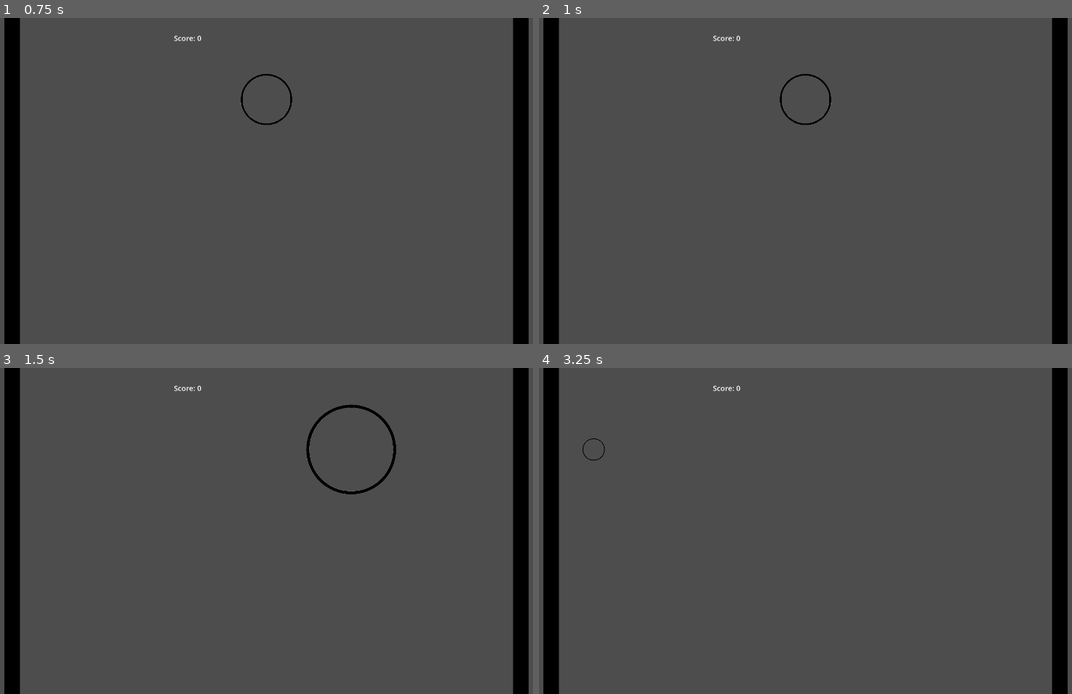
Above: before the commit, frames 1-4 (two rows, left to right).
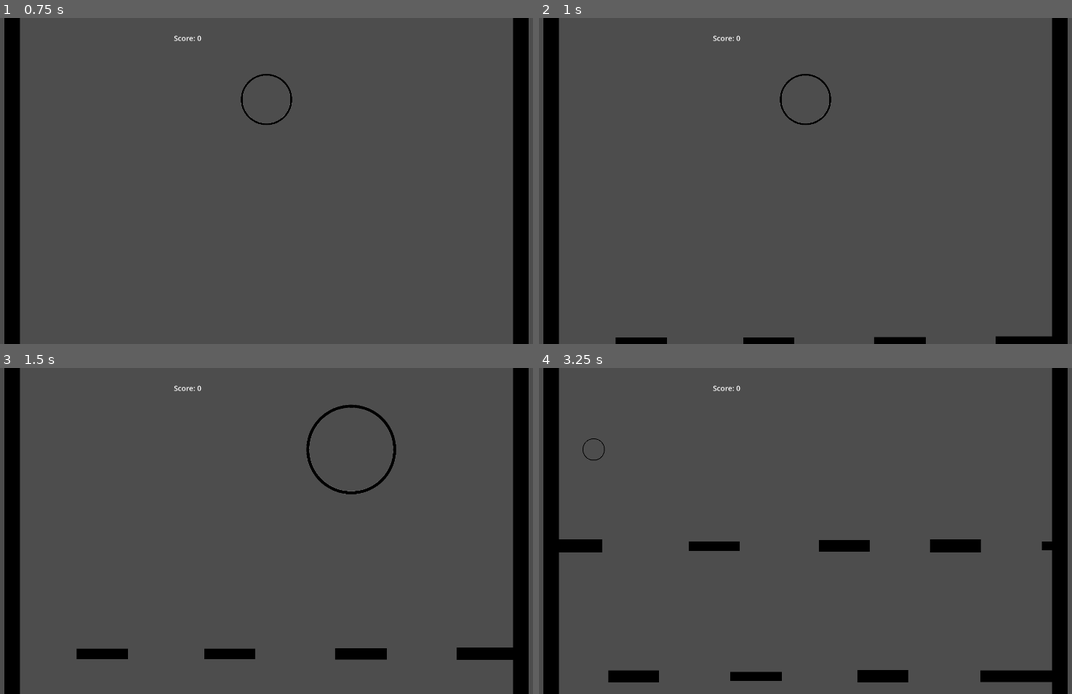
Above: after the commit, the same moments.

Repository: kylietmo/gmtk-2024-game
Game: Godot game, scene res://menus/start_screen/start_screen.tscn
Two runs of this game, one before a commit and one after it. Both use one fixed random seed, a clock stepped at 60 frames per second and the inputs below. Sound files missing from this copy of the repository are replaced by a short silence.
Inputs:
- Up to frame 1 (0.75 s): click "Start" at 0.5 s
- Up to frame 2 (1 s): no input
- Up to frame 3 (1.5 s): hold D (right) from 1.28 s (still down); tap 3 (size_large) at 1.35 s
- Up to frame 4 (3.25 s): release D (right) at 2 s; click "Try Again" at 2 s; hold A (left) from 2.78 s (still down); tap 1 (size_small) at 2.85 s

Frame 1 is identical in both runs. In frame 2, 0.9% of the frame differs, in the area x 14-97%, y 97-100%; in frame 3, 1.4%; in frame 4, 2.9%, in the area x 3-97%, y 52-97%.
Error before the commit: Invalid operands 'float' and 'Nil' in operator '<='. (res://game.gd:98)

Commit message:
fix: variable weirdness

Diff:
--- a/src/game.tscn
+++ b/src/game.tscn
@@ -13,12 +13,6 @@
 
 [node name="Game" type="Node2D"]
 script = ExtResource("1_qfrmy")
-MIN_NUM_GAPS = null
-MAX_NUM_GAPS = null
-PROBABILITY_OF_GAP = null
-MIN_SECS_BETWEEN_SPAWNS = null
-MAX_SECS_BETWEEN_SPAWNS = null
-BREAKABLE_OBSTACLE_SPAWN_PROBABILITY = null
 
 [node name="Player" parent="." instance=ExtResource("2_761th")]
 unique_name_in_owner = true
